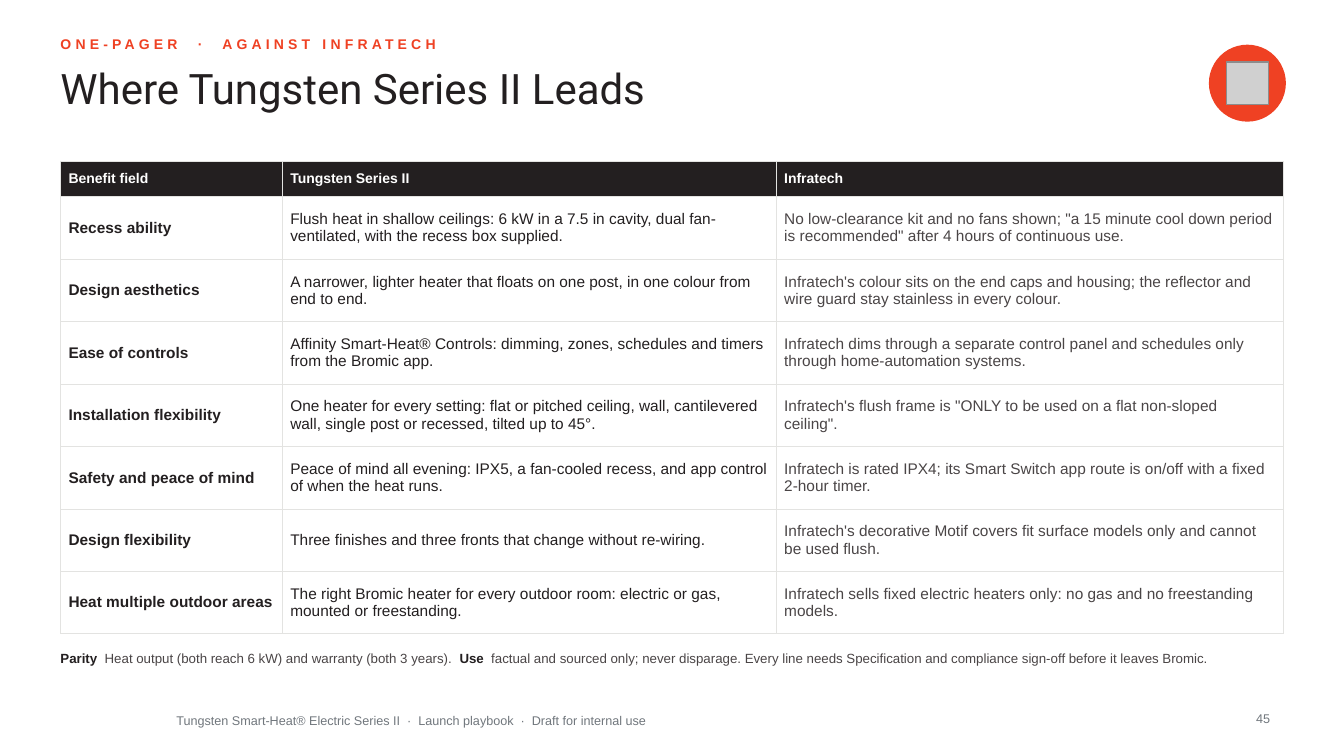
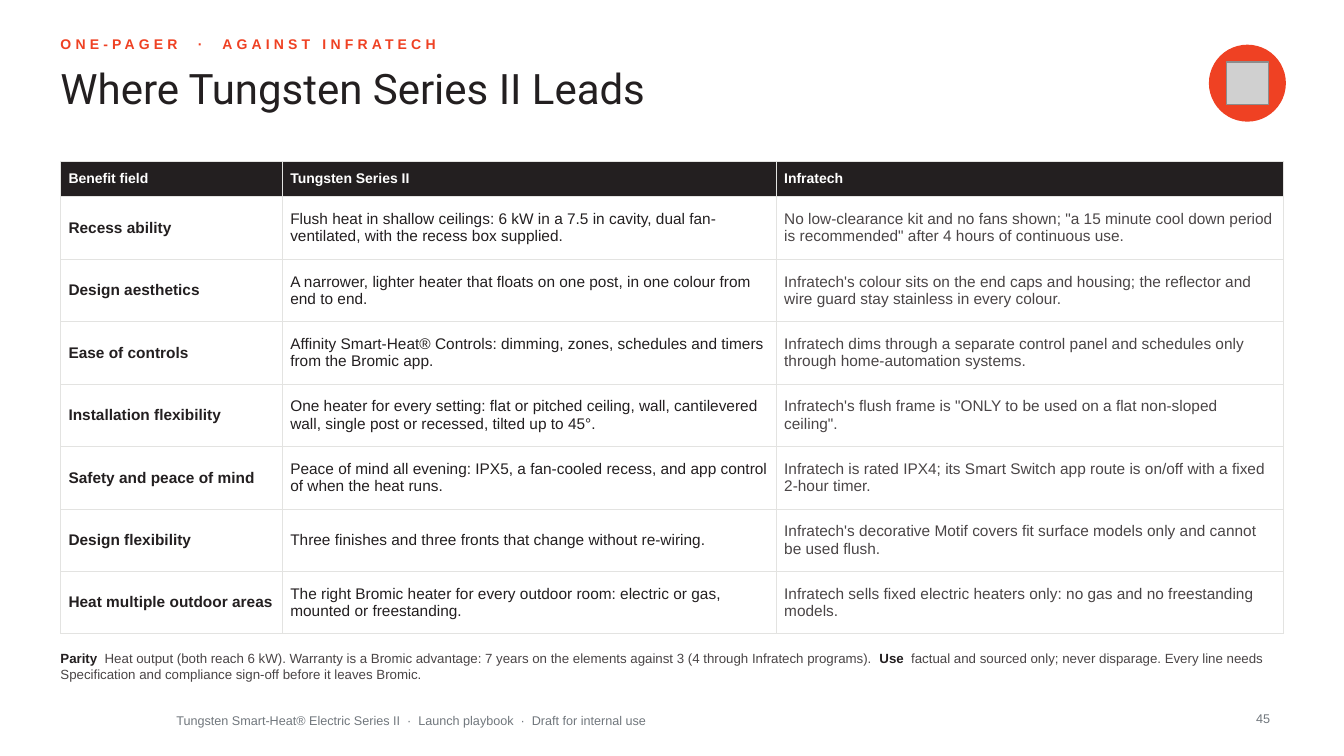
Before and after one commit to aayuvis/Bromic_Marketing, a slide deck: slide 45 of decks/Tungsten-Series-II-Launch-Playbook.pptx. Drawn at 1344x756 pixels with LibreOffice and Linux fonts; fonts in the diff are those of the drawing; grey boxes stand for pictures; background and template pictures are left out. Boxes give left, top, right and bottom in pixels: in the first picture for what was removed or moved away, otherwise in the second. Text is boxed around its words. In the diff, an @@ line names an element or a change of style, - is before the commit and + after.

```diff
--- a/decks/Tungsten-Series-II-Launch-Playbook.pptx
+++ b/decks/Tungsten-Series-II-Launch-Playbook.pptx
@@ text at box(60, 653, 1263, 682): text changed @@
-Parity Heat output (both reach 6 kW) and warranty (both 3 years). Use factual and sourced only; never disparage. Every line needs Specification and compliance sign-off before it leaves Bromic.
+Parity Heat output (both reach 6 kW). Warranty is a Bromic advantage: 7 years on the elements against 3 (4 through Infratech programs). Use factual and sourced only; never disparage. Every line needs Specification and compliance sign-off before it leaves Bromic.
```
Also in this commit, not shown: 2 other files.
